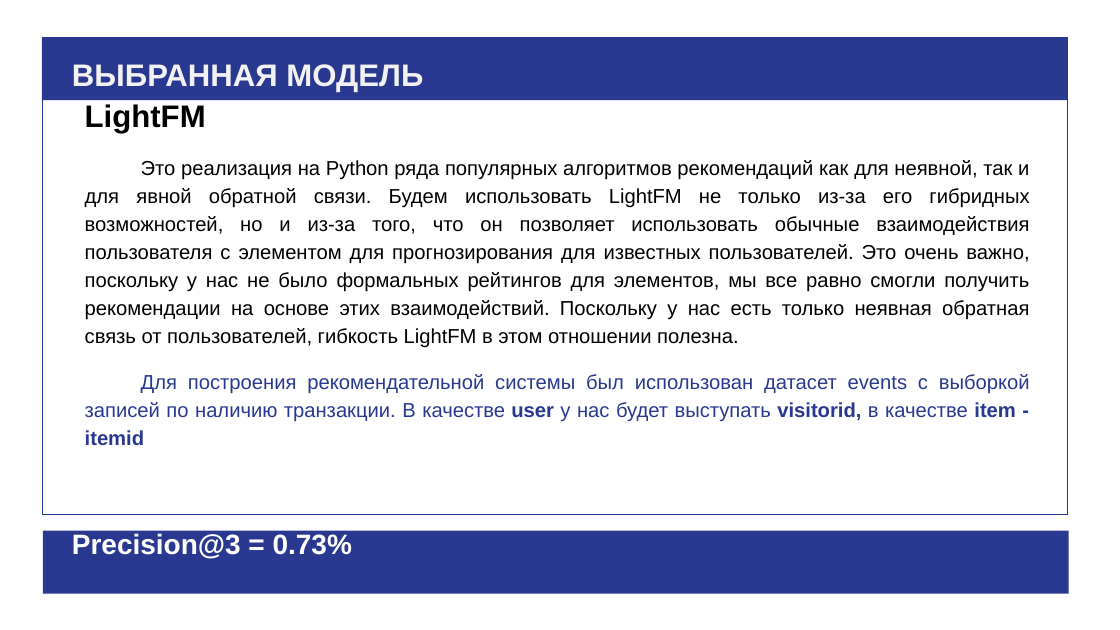
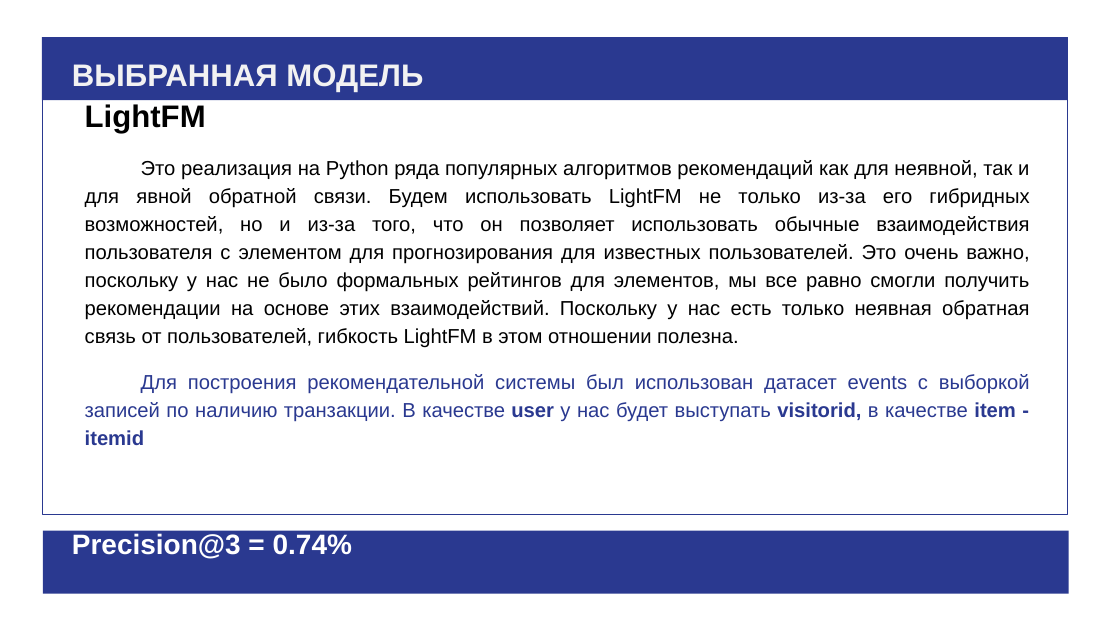
Before and after one commit to Marina81R/ML-2-YEAR, a slide deck: slide 5 of Diploma/Docs/Presentation.pptx. Drawn at 1120x630 pixels with LibreOffice and Linux fonts; fonts in the diff are those of the drawing. Boxes give left, top, right and bottom in pixels: in the first picture for what was removed or moved away, otherwise in the second. Text is boxed around its words. In the diff, an @@ line names an element or a change of style, - is before the commit and + after.

```diff
--- a/Diploma/Docs/Presentation.pptx
+++ b/Diploma/Docs/Presentation.pptx
@@ text at (72, 533, 353, 559): text changed @@
-Precision@3 = 0.73%
+Precision@3 = 0.74%
```
Also in this commit, not shown: 1 other slide changed.
